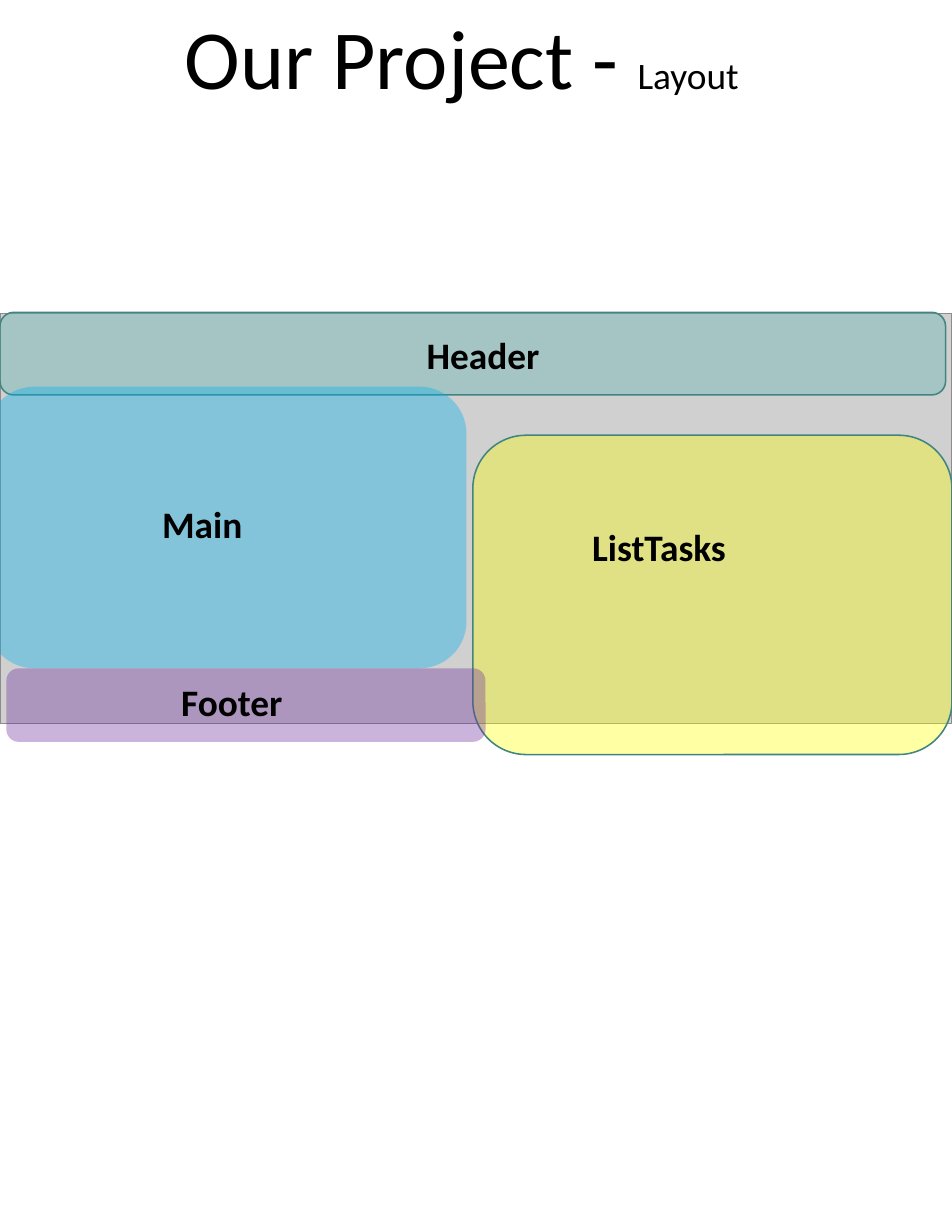
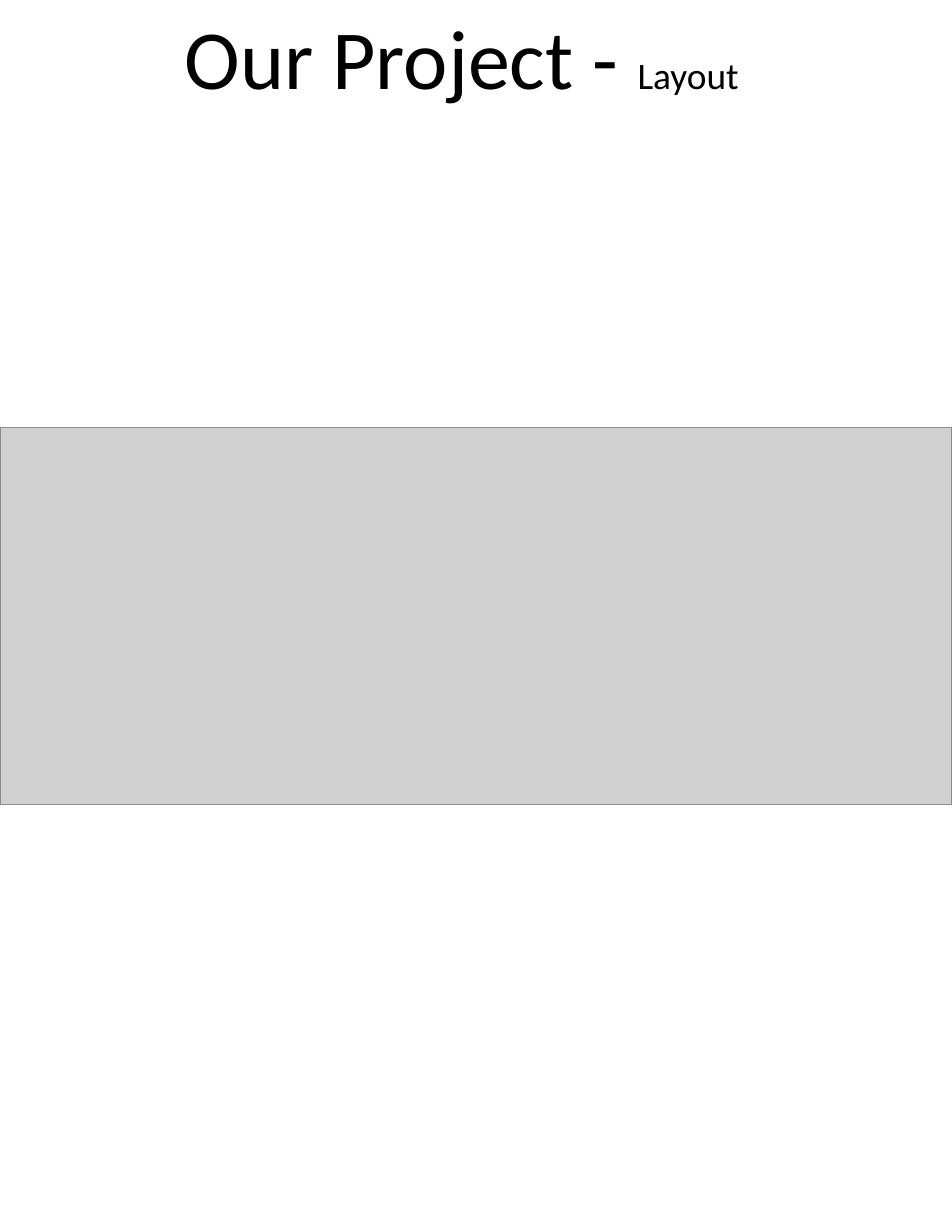
Before and after one commit to scorpion0511/mytracker, a slide deck: slide 24 of doc/React.pptx (slide 23 before the commit). Drawn at 952x1232 pixels with LibreOffice and Linux fonts; fonts in the diff are those of the drawing; grey boxes stand for pictures. Boxes give left, top, right and bottom in pixels: in the first picture for what was removed or moved away, otherwise in the second. Text is boxed around its words. In the diff, an @@ line names an element or a change of style, - is before the commit and + after.

```diff
--- a/doc/React.pptx
+++ b/doc/React.pptx
@@ rounded rectangle removed at bbox=[0, 312, 945, 395] @@
@@ text removed at bbox=[427, 342, 540, 370] @@
-Header
@@ rounded rectangle removed at bbox=[0, 386, 467, 668] @@
@@ picture: place and size @@
-picture at bbox=[0, 314, 952, 724]
+picture at bbox=[0, 428, 952, 804]
@@ rounded rectangle removed at bbox=[473, 436, 952, 755] @@
@@ text removed at bbox=[162, 512, 242, 539] @@
-Main
@@ text removed at bbox=[592, 534, 726, 562] @@
-ListTasks
@@ rounded rectangle removed at bbox=[7, 669, 486, 743] @@
@@ text removed at bbox=[181, 691, 282, 724] @@
-Footer
```
Also in this commit, not shown: 5 other slides changed, 4 slides added, 4 slides removed.
